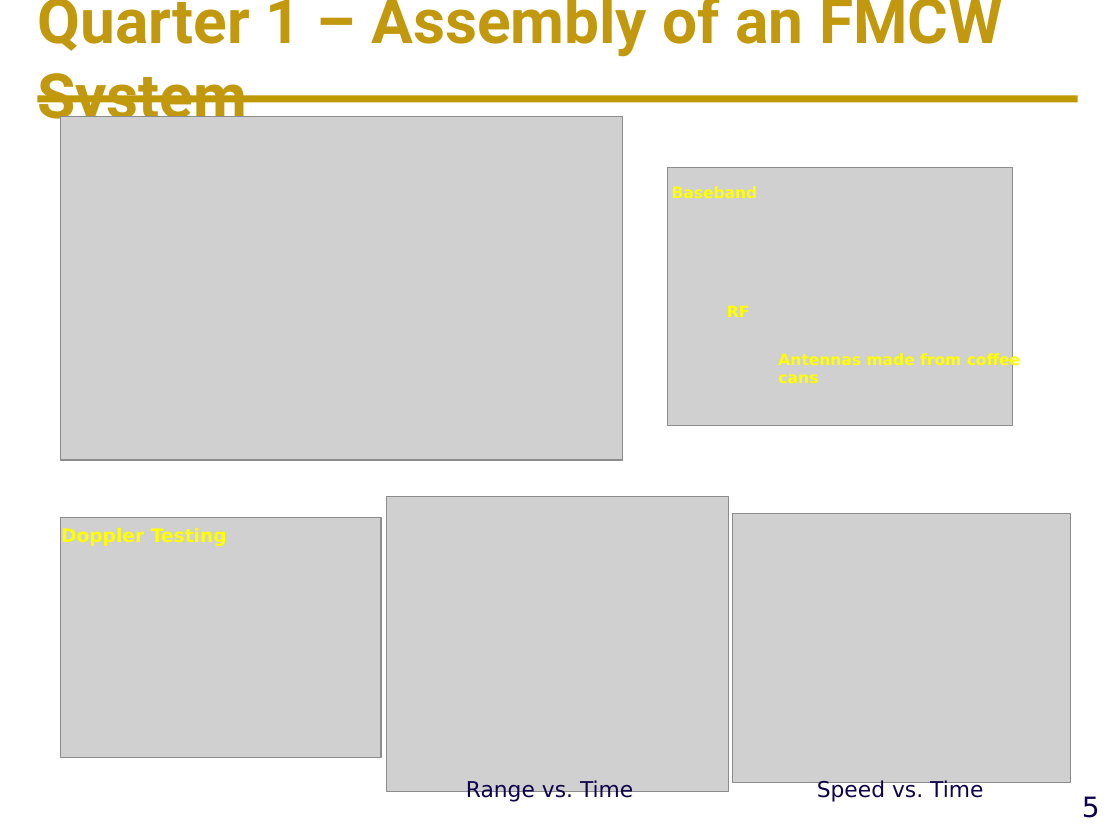
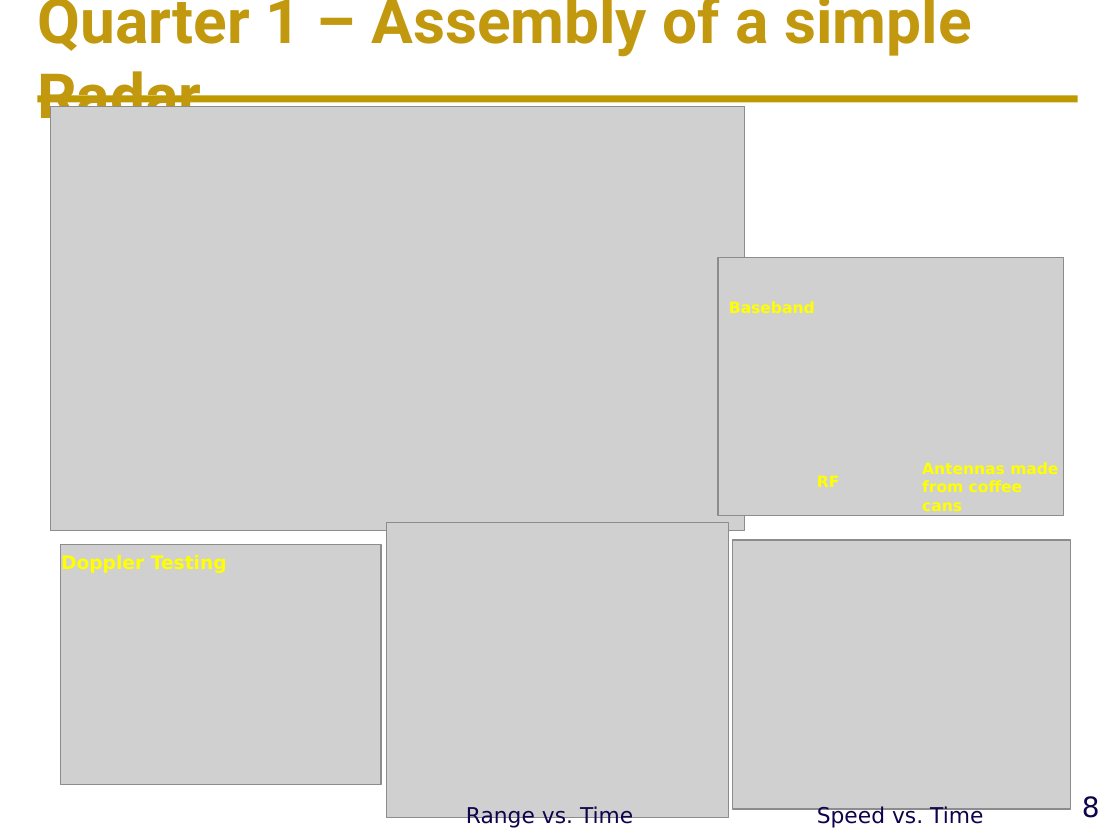
Before and after one commit to ucdart/UCD-EEC134, a slide deck: slide 8 of lectures/lec0/Lec0-CourseMechanisms.pptx (slide 5 before the commit). Drawn at 1120x840 pixels with LibreOffice and Linux fonts; fonts in the diff are those of the drawing; grey boxes stand for pictures; background and template pictures are left out. Boxes give left, top, right and bottom in pixels: in the first picture for what was removed or moved away, otherwise in the second. Text is boxed around its words. In the diff, an @@ line names an element or a change of style, - is before the commit and + after.

```diff
--- a/lectures/lec0/Lec0-CourseMechanisms.pptx
+++ b/lectures/lec0/Lec0-CourseMechanisms.pptx
@@ title at [37,0,971,133]: text changed @@
-Quarter 1 – Assembly of an FMCW System
+Quarter 1 – Assembly of a simple Radar
@@ picture: place and size @@
-picture at [60,116,623,460]
+picture at [50,106,745,531]
@@ picture: place and size @@
-picture at [668,167,1012,424]
+picture at [718,258,1063,515]
@@ text "Baseband": place and size @@
-text "Baseband" at [672,186,758,199]
+text "Baseband" at [729,301,815,314]
@@ text "RF": place and size @@
-text "RF" at [727,305,750,317]
+text "RF" at [817,475,840,487]
@@ text "Antennas made from coffee cans" rewrapped from [778,352,1020,384] to [922,462,1058,512] @@
@@ 3 pictures, 3 texts: place and size @@
-3 pictures, 3 texts at [60,496,1071,802]
+3 pictures, 3 texts at [60,523,1071,828]
@@ page number at [1082,796,1100,818]: text changed @@
-5
+8
```
Also in this commit, not shown: 7 other slides changed, 5 slides added, 4 other files.
